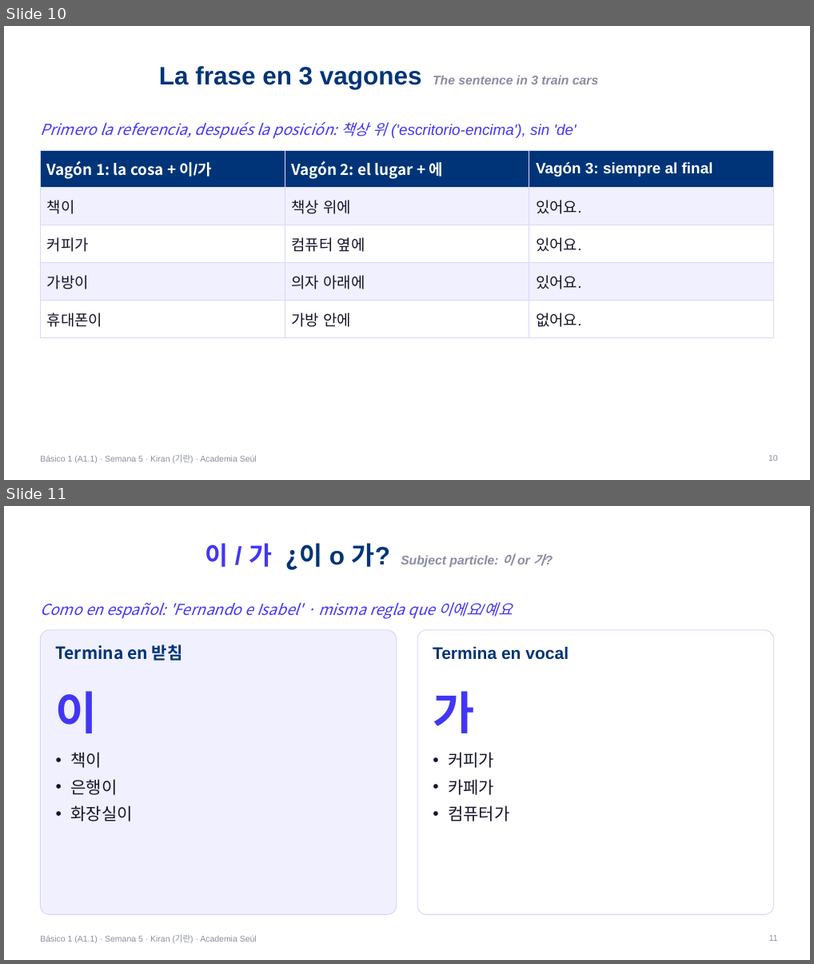
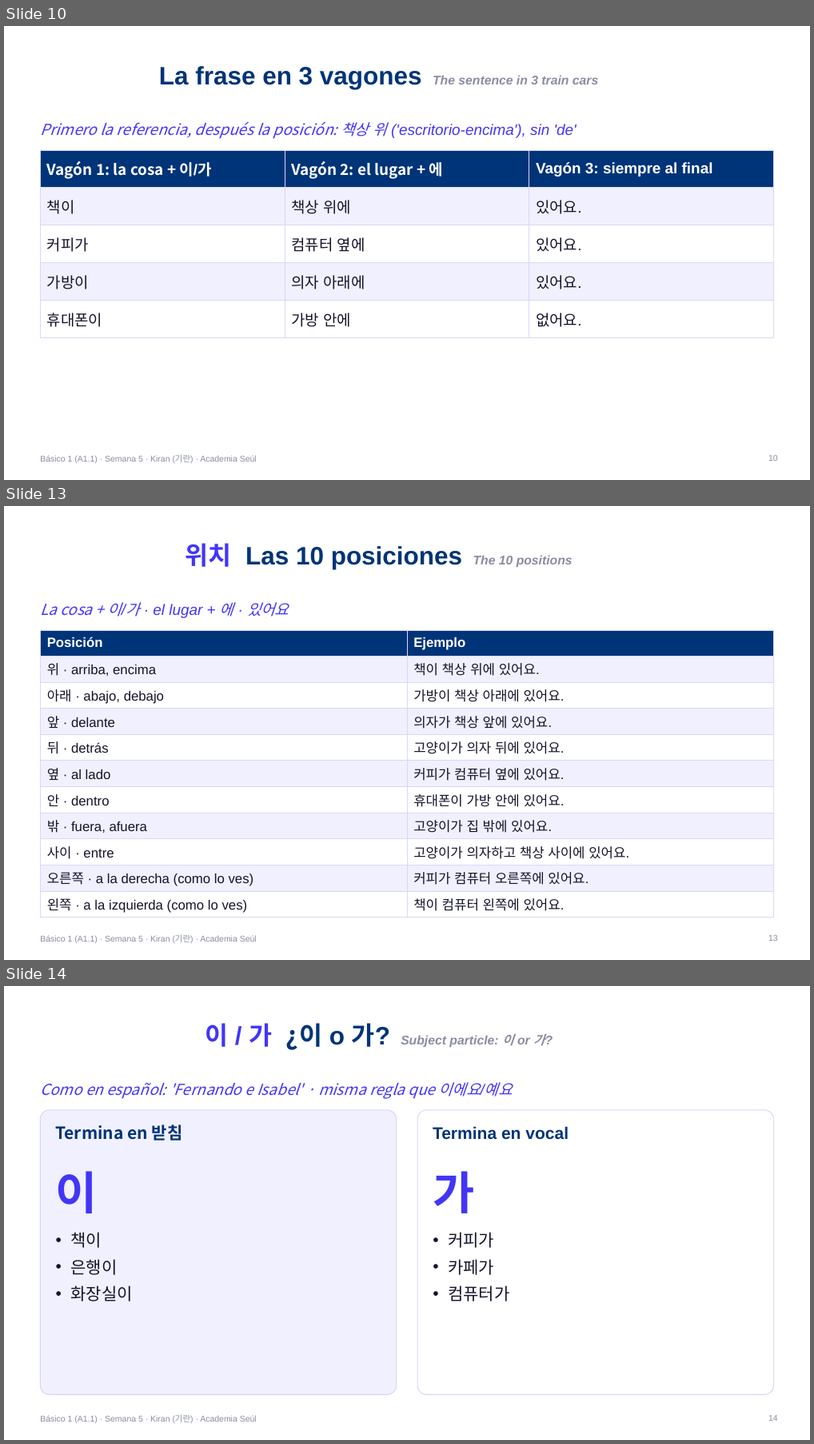
Before and after one commit to academiaseul/ACADEMIASEULWEB, a slide deck: Curriculo/Fase2_Basico1/decks/Basico1_S05_Kiran.pptx. Shown one above the other, each under a label of ours: slides 10 and 11 before the commit, slides 10, 13 and 14 after it; the slides between them are not shown. The pictures are 814x964 and 814x1444 pixels, drawn with LibreOffice and Linux fonts; fonts in the diff are those of the drawing; background and template pictures are left out. Boxes give left, top, right and bottom in pixels: in the first picture for what was removed or moved away, otherwise in the second. Text is boxed around its words. In the diff, an @@ line names an element or a change of style, - is before the commit and + after.

```diff
--- a/Curriculo/Fase2_Basico1/decks/Basico1_S05_Kiran.pptx
+++ b/Curriculo/Fase2_Basico1/decks/Basico1_S05_Kiran.pptx
@@ slide 13 added at (4, 506, 810, 960), background #FFFFFF; not listed: 1 template element that a slide beside it also shows @@
@@ title added at (186, 543, 573, 569), 30 pt, text #003478, bold @@
+위치 Las 10 posiciones The 10 positions
@@ text added at (40, 602, 289, 618), 18 pt, text #4236F6, italic @@
+La cosa + 이/가 · el lugar + 에 · 있어요
@@ table added at (40, 630, 774, 916), 11 rows, 2 columns @@
+Posición | Ejemplo
+위 · arriba, encima | 책이 책상 위에 있어요.
+아래 · abajo, debajo | 가방이 책상 아래에 있어요.
+앞 · delante | 의자가 책상 앞에 있어요.
+뒤 · detrás | 고양이가 의자 뒤에 있어요.
+옆 · al lado | 커피가 컴퓨터 옆에 있어요.
+안 · dentro | 휴대폰이 가방 안에 있어요.
+밖 · fuera, afuera | 고양이가 집 밖에 있어요.
+사이 · entre | 고양이가 의자하고 책상 사이에 있어요.
+오른쪽 · a la derecha (como lo ves) | 커피가 컴퓨터 오른쪽에 있어요.
+왼쪽 · a la izquierda (como lo ves) | 책이 컴퓨터 왼쪽에 있어요.
@@ page number added at (769, 935, 778, 940), 10 pt, text #8A8DA0 @@
+13
@@ what was slide 11 is now slide 14 @@
@@ page number at (769, 1415, 778, 1420): text changed @@
-11
+14
```
Also in this commit, not shown: 1 slide changed, 3 other slides added, 38 other files.
